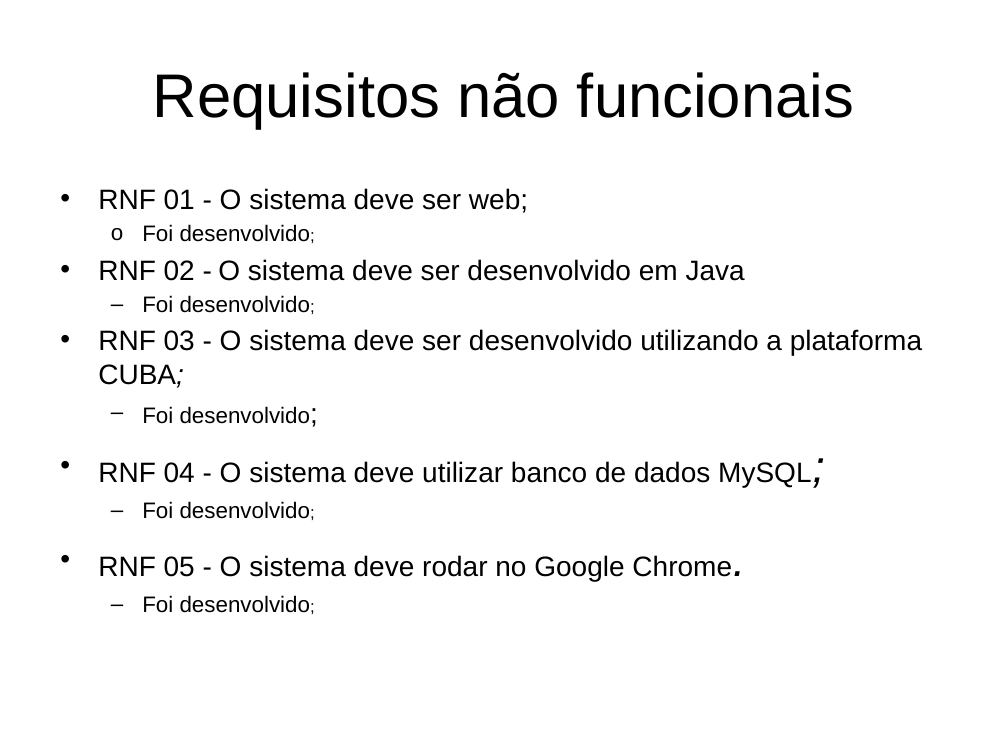
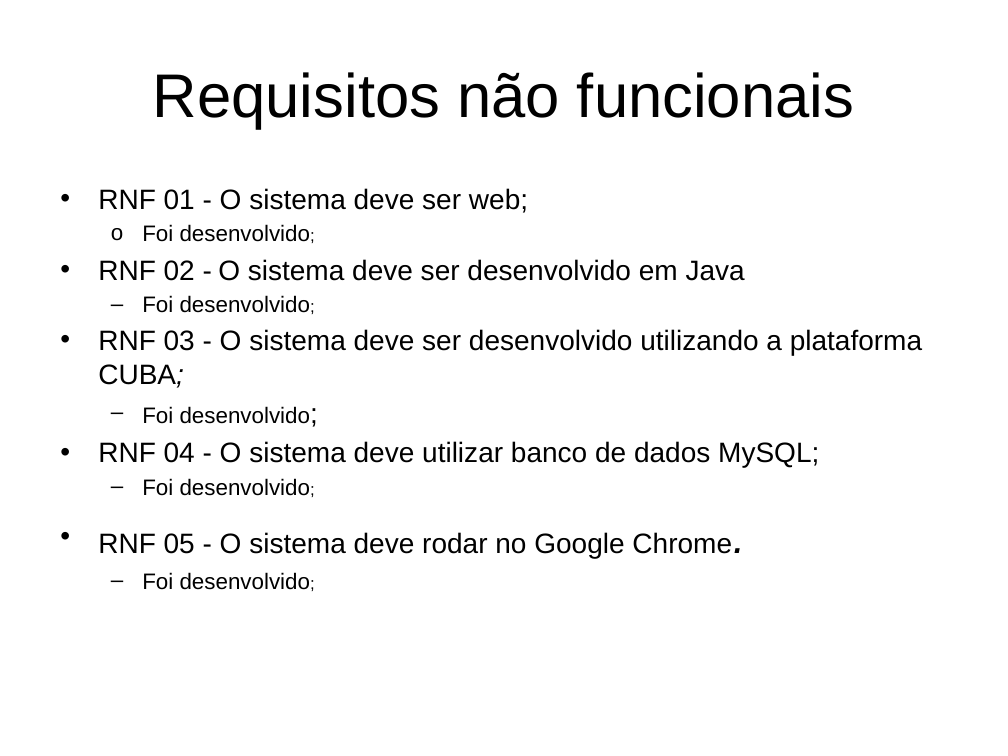
Before and after one commit to azwruck/cachacadigital, a slide deck: slide 18 of 2018-05-07 a 2018-05-11 1aAvaliacaoAndamento(ppt) tabela banco e scripts de populacao de dados exempo/WW Sistemas.pptx. Drawn at 1008x756 pixels with LibreOffice and Linux fonts; fonts in the diff are those of the drawing; background and template pictures are left out. Boxes give left, top, right and bottom in pixels: in the first picture for what was removed or moved away, otherwise in the second. Text is boxed around its words. In the diff, an @@ line names an element or a change of style, - is before the commit and + after.

```diff
--- a/2018-05-07 a 2018-05-11 1aAvaliacaoAndamento(ppt) tabela banco e scripts de populacao de dados exempo/WW Sistemas.pptx
+++ b/2018-05-07 a 2018-05-11 1aAvaliacaoAndamento(ppt) tabela banco e scripts de populacao de dados exempo/WW Sistemas.pptx
@@ text at (98,441,819,467): size 32 to 20 pt, italic off in "MySQL;" @@
```
Also in this commit, not shown: 1 other slide changed, 5 other files.
